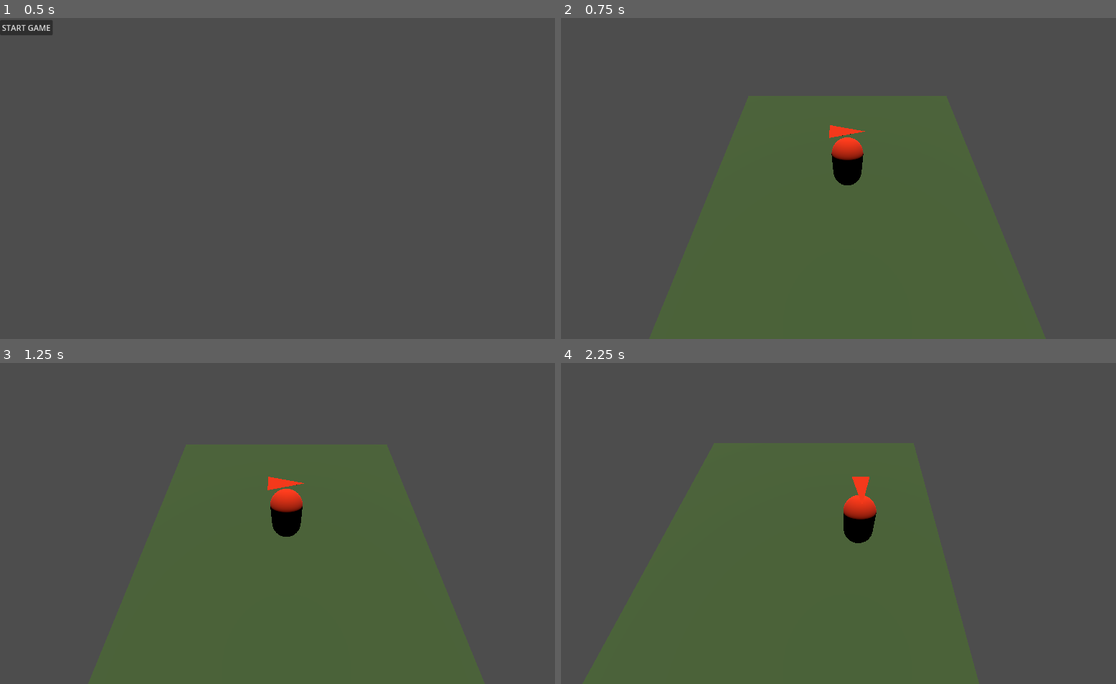
Above: before the commit, frames 1-4 (two rows, left to right).
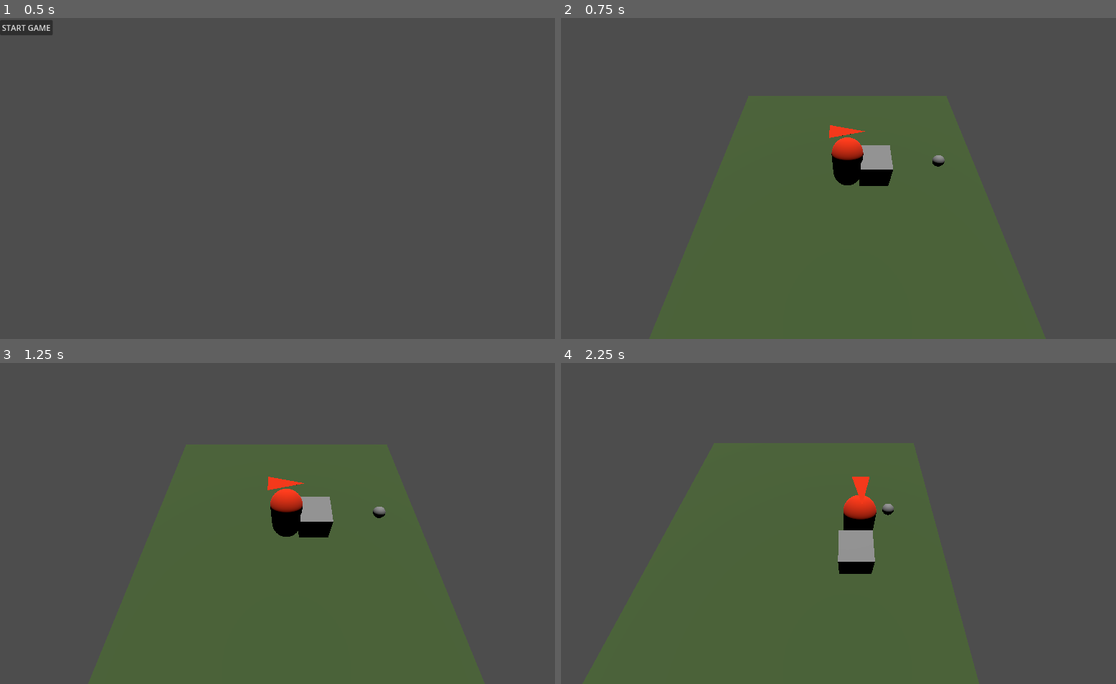
Above: after the commit, the same moments.

Repository: BreadBurn/ClickNClawGameJam
Game: Godot game, scene res://MainMenu.tscn
Two runs of this game, one before a commit and one after it. Both use one fixed random seed, a clock stepped at 60 frames per second and the inputs below.
Inputs:
- Up to frame 1 (0.5 s): no input
- Up to frame 2 (0.75 s): click "START GAME" at 0.5 s
- Up to frame 3 (1.25 s): no input
- Up to frame 4 (2.25 s): tap Enter (IN_INTERACT) at 1.25, 2.1 s; hold D (IN_M_RIGHT) 1.28-2.03 s; hold Enter (IN_INTERACT) 1.28-2.03 s; tap Space (IN_JUMP) at 1.52 s; hold S (IN_M_DOWN) from 2.03 s (still down)

Frame 1 is identical in both runs. In frame 2, 0.7% of the frame differs, in the area x 53-70%, y 39-53%; in frame 3, 0.8%; in frame 4, 0.9%, in the area x 49-60%, y 43-66%.

Commit message:
added interaction system

Diff:
--- a/game_main.tscn
+++ b/game_main.tscn
@@ -3,6 +3,7 @@
 [ext_resource type="PackedScene" uid="uid://cii23b3yvwyys" path="res://player.tscn" id="1_r2uep"]
 [ext_resource type="Script" uid="uid://igd46ey8i10w" path="res://camera_3d.gd" id="1_tjf8n"]
 [ext_resource type="PackedScene" uid="uid://dof3ogmfxuoh7" path="res://pause_menu.tscn" id="3_3ticj"]
+[ext_resource type="PackedScene" uid="uid://dm7p1goaoimx7" path="res://interactable.tscn" id="4_lbacn"]
 
 [sub_resource type="PhysicsMaterial" id="PhysicsMaterial_r2uep"]
 
@@ -17,6 +18,9 @@
 albedo_color = Color(0.28627452, 0.3882353, 0.20784314, 1)
 
 [node name="GameMain" type="Node3D" unique_id=1510548574]
+
+[node name="Interractable" parent="." unique_id=934362047 instance=ExtResource("4_lbacn")]
+transform = Transform3D(0.375, 0, 0, 0, 0.375, 0, 0, 0, 0.375, 3.0066657, 1.1289734, 0)
 
 [node name="StaticBody3D" type="StaticBody3D" parent="." unique_id=830392251]
 transform = Transform3D(1, 0, 0, 0, 1, 0, 0, 0, 1, 0, -0.49486923, -1.5258789e-05)
--- /dev/null
+++ b/interactable.gd
@@ -0,0 +1,4 @@
+extends StaticBody3D
+
+func on_interact(player: Node) -> void:
+	print("INTERACTED with ", name, " by ", player.name)
--- /dev/null
+++ b/interactable.tscn
@@ -0,0 +1,25 @@
+[gd_scene format=3 uid="uid://dm7p1goaoimx7"]
+
+[ext_resource type="Script" uid="uid://dkd752cvo32e2" path="res://interactable.gd" id="1_5k4wx"]
+
+[sub_resource type="SphereShape3D" id="SphereShape3D_52i5l"]
+
+[sub_resource type="SphereMesh" id="SphereMesh_5k4wx"]
+
+[sub_resource type="SphereShape3D" id="SphereShape3D_0b81o"]
+
+[node name="Interactable" type="StaticBody3D" unique_id=934362047]
+transform = Transform3D(0.375, 0, 0, 0, 0.375, 0, 0, 0, 0.375, 0, 0, 0)
+script = ExtResource("1_5k4wx")
+
+[node name="CollisionShape3D" type="CollisionShape3D" parent="." unique_id=155537528]
+shape = SubResource("SphereShape3D_52i5l")
+debug_color = Color(0.43479052, 0.55900115, 0.60732657, 0.41960785)
+
+[node name="MeshInstance3D" type="MeshInstance3D" parent="." unique_id=1211153479]
+mesh = SubResource("SphereMesh_5k4wx")
+
+[node name="InteractArea" type="Area3D" parent="." unique_id=1643232293]
+
+[node name="CollisionShape3D" type="CollisionShape3D" parent="InteractArea" unique_id=162553571]
+shape = SubResource("SphereShape3D_0b81o")
--- a/player.gd
+++ b/player.gd
@@ -86,6 +86,7 @@
 func _start_interact() -> void:
 	state = State.INTERACT
 	interact_timer = interact_duration
+	_try_interact()
 
 func _apply_horizontal(direction: Vector3, delta: float) -> void:
 	match state:
@@ -115,7 +116,7 @@
 	if state != State.PERFORMING_ACTION and direction != Vector3.ZERO:
 		_update_facing(direction)
 
-func _update_state(direction: Vector3) -> void:
+func _update_state(_direction: Vector3) -> void:
 	if state == State.PERFORMING_ACTION or state == State.INTERACT:
 		return
 
@@ -156,3 +157,14 @@
 	if state != State.PERFORMING_ACTION and is_on_floor():
 		state = State.PERFORMING_ACTION
 		action_timer = 0.5
+
+
+func _try_interact() -> void:
+	var areas: Array = interact_area.get_overlapping_areas()
+	for i in areas.size():
+		var area: Area3D = areas[i] as Area3D
+		if area == null:
+			continue
+		var parent: Node = area.get_parent() as Node
+		if parent != null and parent.has_method("on_interact"):
+			parent.on_interact(self)
--- a/player.tscn
+++ b/player.tscn
@@ -16,6 +16,8 @@
 [sub_resource type="CapsuleShape3D" id="CapsuleShape3D_onrkg"]
 
 [sub_resource type="BoxShape3D" id="BoxShape3D_onrkg"]
+
+[sub_resource type="BoxMesh" id="BoxMesh_onrkg"]
 
 [node name="Player" type="CharacterBody3D" unique_id=1604628969]
 script = ExtResource("1_onrkg")
@@ -38,8 +40,12 @@
 shape = SubResource("CapsuleShape3D_onrkg")
 
 [node name="InteractArea" type="Area3D" parent="." unique_id=1409483655]
-transform = Transform3D(1.88, 0, 0, 0, 1.88, 0, 0, 0, 1.88, 0.5664896, 1.0152179, 0)
+transform = Transform3D(1.88, 0, 0, 0, 1.88, 0, 0, 0, 1.88, -0.12551123, 1.0152179, 0)
 
 [node name="InteractCollision" type="CollisionShape3D" parent="InteractArea" unique_id=1504161695]
 transform = Transform3D(1, 0, 0, 0, 1, 0, 0, 0, 1, 0.5671886, 0, 0)
 shape = SubResource("BoxShape3D_onrkg")
+
+[node name="MeshInstance3D" type="MeshInstance3D" parent="InteractArea/InteractCollision" unique_id=2147284888]
+transform = Transform3D(0.5319149, 0, 0, 0, 0.5319149, 0, 0, 0, 0.5319149, -0.0094899535, -0.07877278, 0)
+mesh = SubResource("BoxMesh_onrkg")
Not shown, added: interactable.gd.uid
